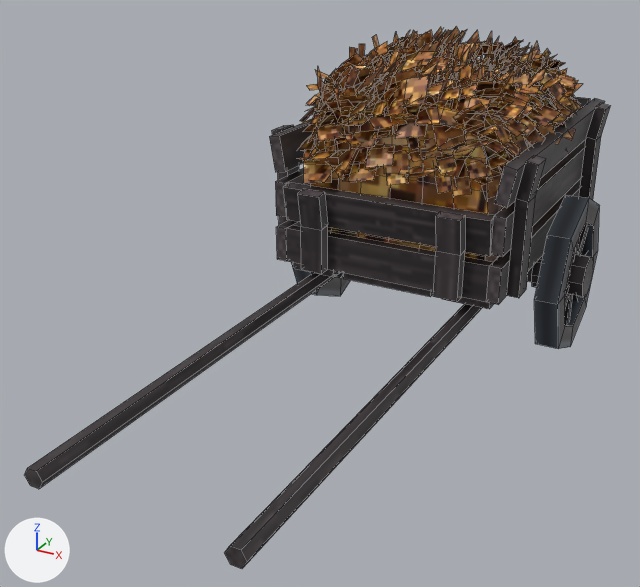
An edit to the FBX model Assets/Art/Meshes/CHARETTE.fbx, drawn before and after from the same camera.
Camera for both pictures: a 50 mm lens placed at (2.8, -7.54, 3.75), pointed at (-0.3, -1.9, 0.93). The lights are fixed; the arrows at lower left show +X, +Y and +Z. Mesh edges are drawn as thin lines.

Names of what the first picture shows: 'Barre.001', 'Barre.002', 'Foin.001', 'FoinBrin.001', 'PlancheFront.001', 'PlancheFront.002', 'PlancheLat.001', 'PlancheLat.002', 'PlancheLat.006', 'PoutreFront.001', 'PoutreRight.002', 'Wheel.002'.
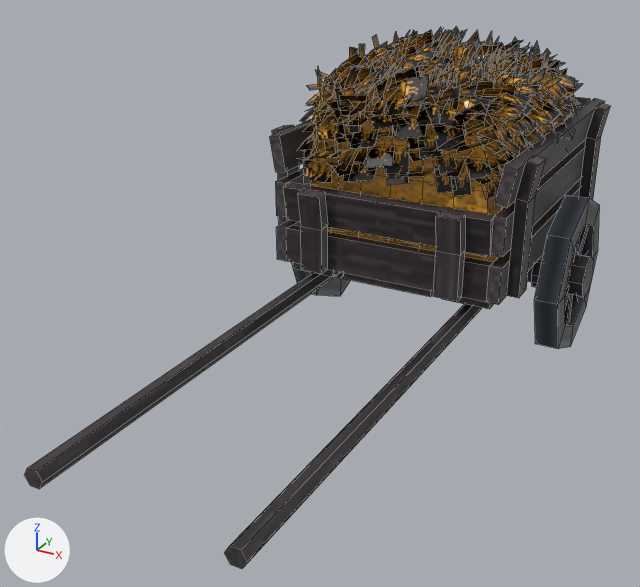
Commit message: LE FOIN

Where the change shows, as pixel boxes [x1, y1, x2, y2] in the pictures (640 x 587 px; the box of a moved part takes in the faces that stretch with it):
'FoinBrin.001', surface changed: [299, 27, 583, 199] in both
'Foin.001', surface changed: [311, 63, 556, 262] in both
part 2 of me_foin1_258, moved or reshaped: [456, 39, 547, 86] in both
part 3 of me_foin1_258, moved or reshaped: [334, 87, 356, 110] in both
part 4 of me_foin1_258, surface changed: [299, 27, 583, 199] in both

Diff of the bpy script that builds the scene:
```diff
--- a/Assets/Art/Meshes/CHARETTE.fbx.py
+++ b/Assets/Art/Meshes/CHARETTE.fbx.py
@@ img_testtextfoin_png @@
+img_testtextfoin_png = load_image('testTextfoin.png', '../Materials/testTextfoin.png', 256, 256, 'sRGB')
@@ mat_material_002 @@
 mat_material_002 = principled_material('Material.002')
-mat_material_002.texture = img_fointext_png
+mat_material_002.texture = img_testtextfoin_png
+mat_material_002.roughness = 0.3
@@ me_cube_022 @@
 me_cube_022.from_pydata(...)  # 238 vertices, 236 faces; spans x -0.92..0.92, y -1.31..1.24, z 0.06..1.49
 # used by ob_foin_001; location = (0.0, 0.0, 0.919)
+# me_cube_022 part 1: texture (UV) coordinates of 236 of 236 faces, centred in x -0.89..0.89, y -1.3..1.24, z 0.06..1.46, changed; they spanned u 0.0..0.62, v 0.0..1.0 and now span u 0.01..0.36, v 0.46..0.95
 me_cube_022.materials.append(mat_material_002)
@@ me_foin1_258 @@
 me_foin1_258.from_pydata(...)  # 2832 vertices, 944 faces; spans x -1.09..1.12, y -1.51..1.42, z 1.67..2.73
 # used by ob_foinbrin_001; location = (0.0, 0.0, 0.0)
 # verts and faces of me_foin1_258; kept vertices keep their numbers, new ones are numbered from 2832
 # before: 1572 (-0.44, -1.33, 2.26) at pixel (339, 110), 1573 (-0.44, -1.18, 2.24) at pixel (347, 110), 1574 (-0.51, -1.3, 2.43) at pixel (333, 87), 1575 (-0.51, -1.15, 2.4) at pixel (341, 88), 1576 (-0.47, -1.0, 2.39) at pixel (354, 87)
 # before: 1577 (-0.4, -1.03, 2.23)
+# me_foin1_258 part 2
+# 16 faces are deleted
+# 16 new faces join them
+# me_foin1_258 part 3
+delete_faces([(1572, 1574, 1575, 1573), (1573, 1575, 1576, 1577)])
+faces += [(1572, 1573, 1575, 1574), (1573, 1577, 1576, 1575)]
+# me_foin1_258 part 4: 942 kept faces spanning x -1.09..1.12, y -1.51..1.42, z 1.67..2.73 get new texture (UV) coordinates
 me_foin1_258.materials.append(mat_material_002)
```
